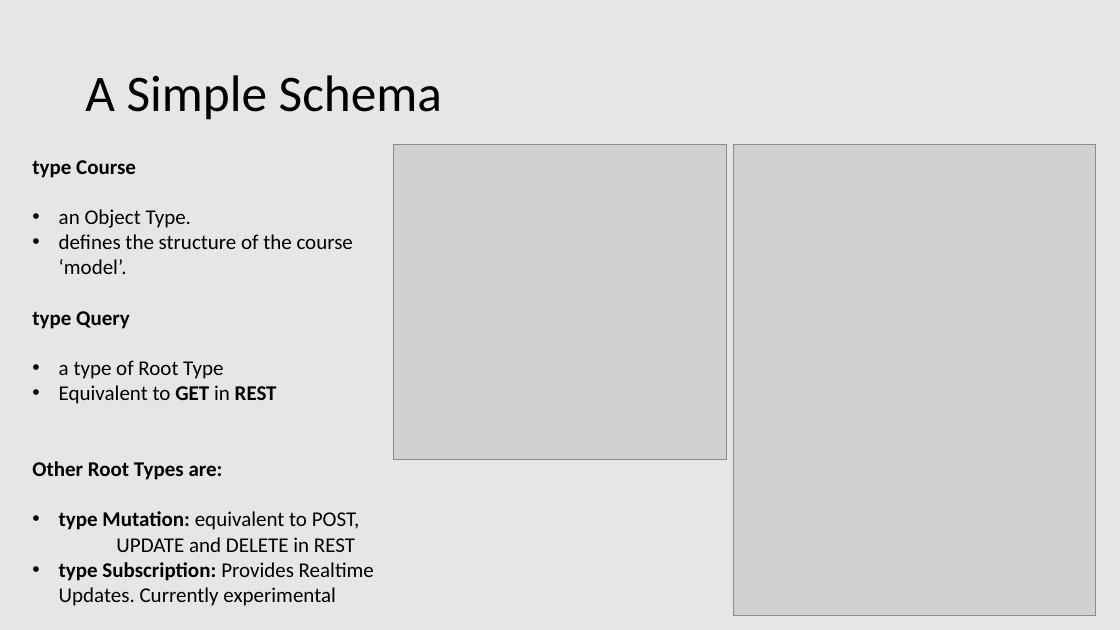
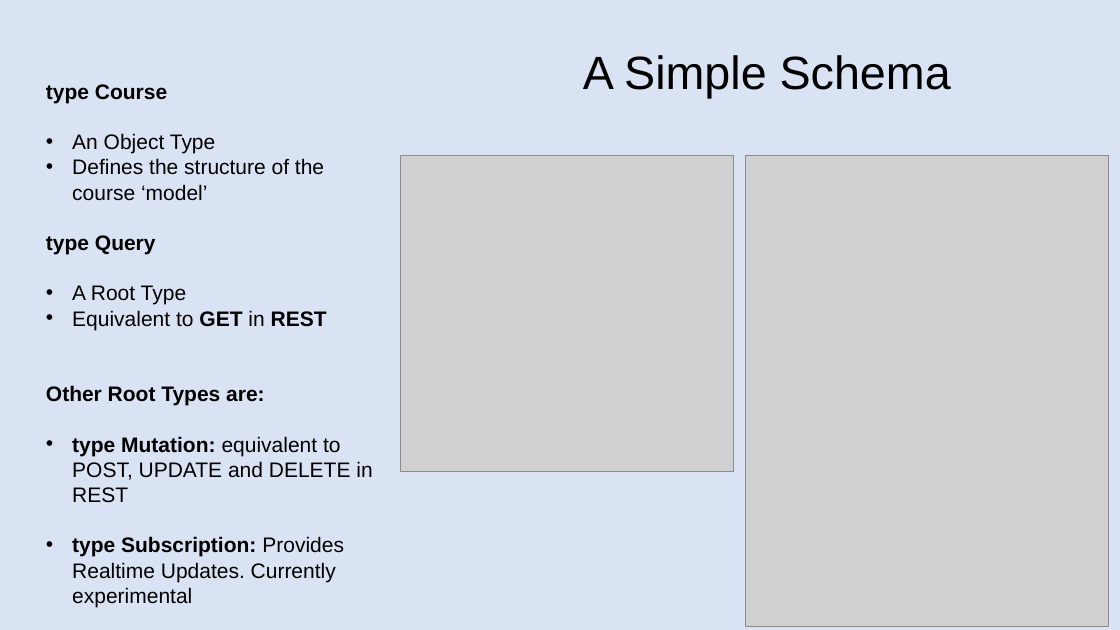
Before and after one commit to patelg123/graphql-presentation, a slide deck: slide 11 of current.pptx (slide 13 before the commit). Drawn at 1120x630 pixels with LibreOffice and Linux fonts; fonts in the diff are those of the drawing; grey boxes stand for pictures. Boxes give left, top, right and bottom in pixels: in the first picture for what was removed or moved away, otherwise in the second. Text is boxed around its words. In the diff, an @@ line names an element or a change of style, - is before the commit and + after.

```diff
--- a/current.pptx
+++ b/current.pptx
@@ background #E7E6E6 to #DAE3F3 @@
@@ title "A Simple Schema": place and size @@
-title "A Simple Schema" at <box>85,75,442,120</box>
+title "A Simple Schema" at <box>583,55,951,98</box>
@@ title "A Simple Schema" at <box>583,55,951,98</box>: size 44 to 40 pt, font Calibri to Arial @@
@@ text "type Course": place and size @@
-text "type Course" at <box>32,160,374,606</box>
+text "type Course" at <box>46,84,372,607</box>
@@ text at <box>46,84,344,607</box>: font Calibri to Arial in "type Course", "type Query", "Equivalent to GET in REST", "Other Root Types are:" and 1 more places @@
@@ text at <box>72,133,324,201</box>: text changed; font Calibri to Arial @@
-• an Object Type.
-• defines the structure of the course ‘model’.
+• An Object Type
+• Defines the structure of the course ‘model’
@@ picture: place and size @@
-picture at <box>393,144,727,460</box>
+picture at <box>400,155,734,471</box>
@@ picture: place and size @@
-picture at <box>734,144,1096,615</box>
+picture at <box>746,155,1108,627</box>
@@ text at <box>72,285,187,305</box>: text changed; font Calibri to Arial @@
-• a type of Root Type
+• A Root Type
@@ text at <box>72,436,372,503</box>: text changed; font Calibri to Arial @@
-• type Mutation: equivalent to POST,
-UPDATE and DELETE in REST
+• type Mutation: equivalent to POST, UPDATE and DELETE in REST
```
Also in this commit, not shown: 23 other slides changed, 9 slides added, 6 slides removed, 2 other files.
